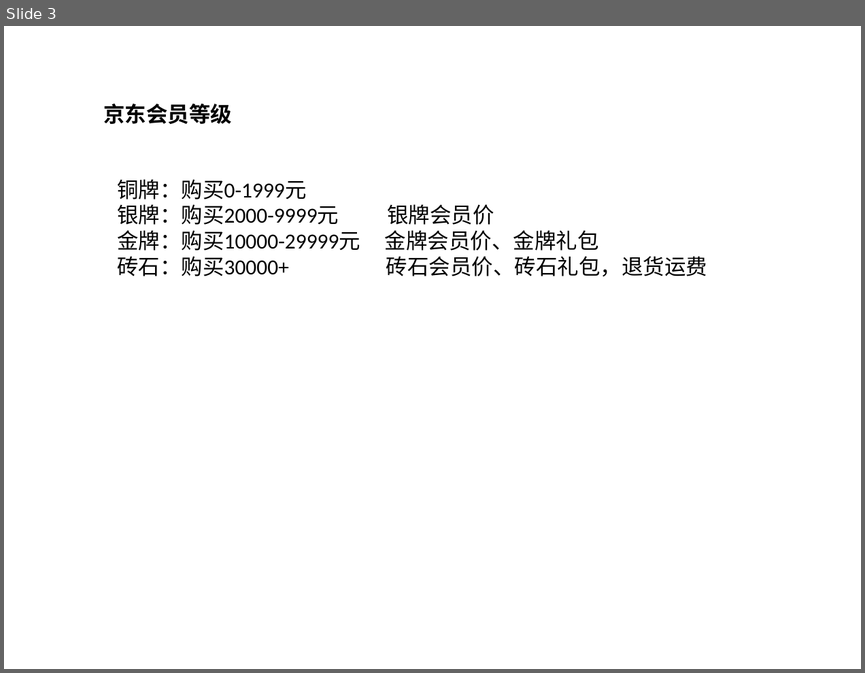
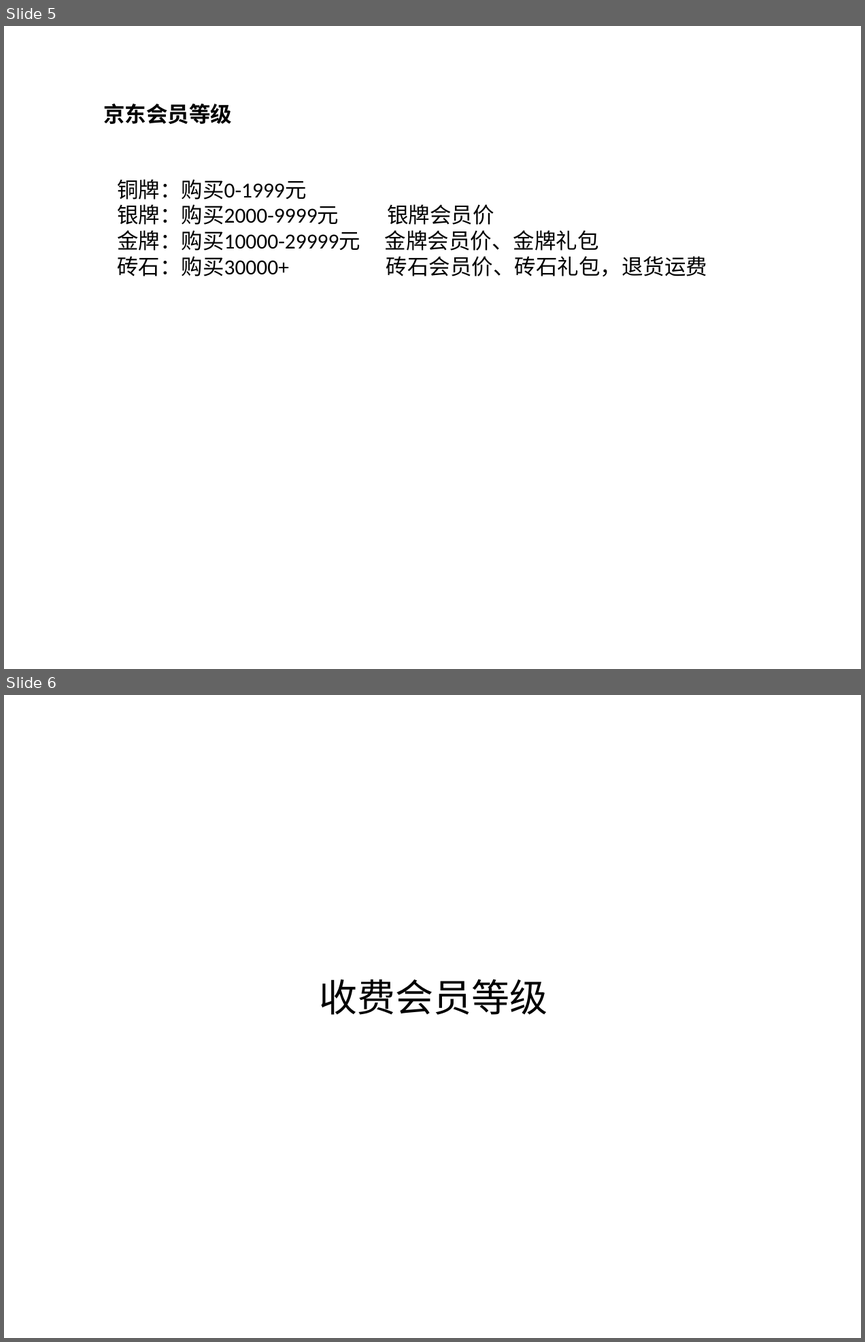
Before and after one commit to guoyu07/NotesPublic, a slide deck: Aario-PPT/IT - 会员等级公式.pptx. Shown one above the other, each under a label of ours: slide 3 before the commit, slides 5 and 6 after it. The pictures are 865x673 and 865x1342 pixels, drawn with LibreOffice and Linux fonts; fonts in the diff are those of the drawing. Boxes give left, top, right and bottom in pixels: in the first picture for what was removed or moved away, otherwise in the second. Text is boxed around its words. In the diff, an @@ line names an element or a change of style, - is before the commit and + after.

```diff
--- a/Aario-PPT/IT - 会员等级公式.pptx
+++ b/Aario-PPT/IT - 会员等级公式.pptx
@@ slide 6 added at bbox=[4, 695, 861, 1338], background #FFFFFF @@
@@ text added at bbox=[320, 979, 548, 1015], 32 pt, text #000000 @@
+收费会员等级
@@ what was slide 3 is now slide 5 @@
```
Also in this commit, not shown: 1 slide changed, 4 other slides added, 3 other files.
